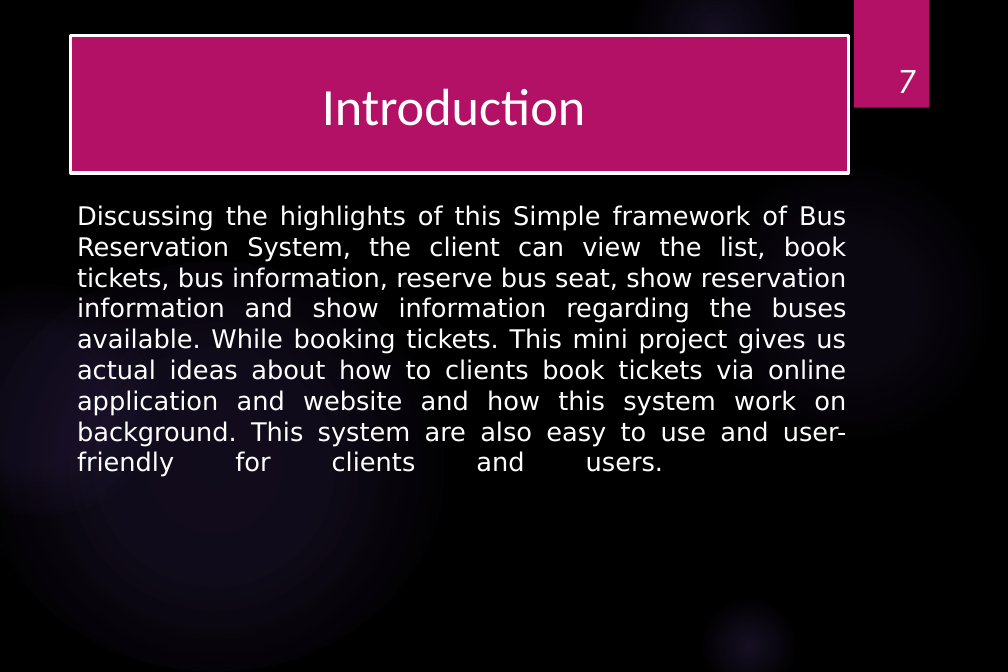
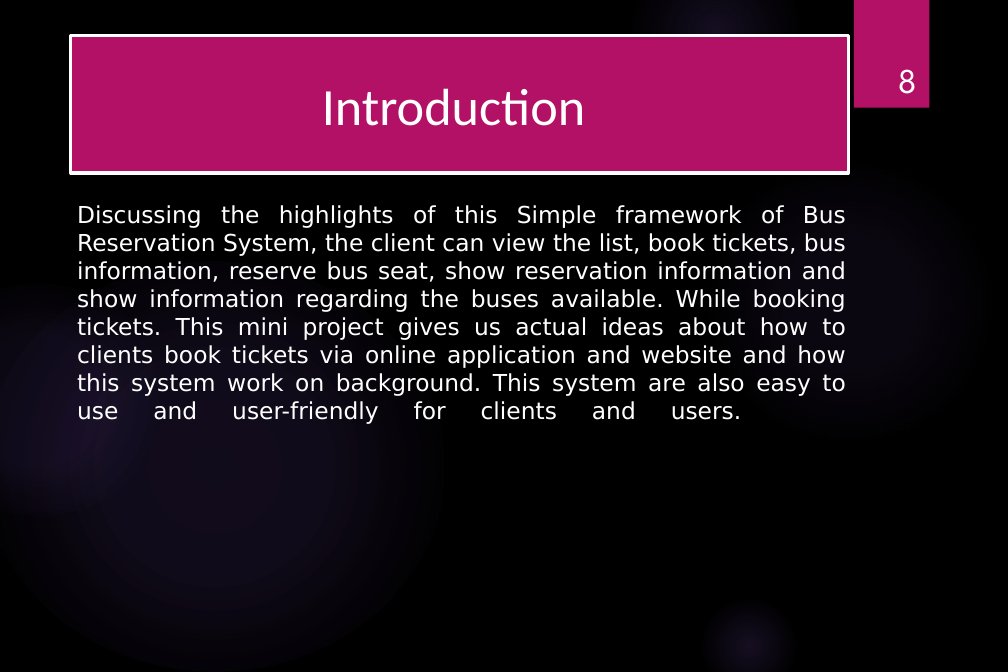
Before and after one commit to shankarkarande/Bus-Administration-System, a slide deck: slide 8 of DSA Mini Project PPT.pptx (slide 7 before the commit). Drawn at 1008x672 pixels with LibreOffice and Linux fonts; fonts in the diff are those of the drawing; background and template pictures are left out. Boxes give left, top, right and bottom in pixels: in the first picture for what was removed or moved away, otherwise in the second. Text is boxed around its words. In the diff, an @@ line names an element or a change of style, - is before the commit and + after.

```diff
--- a/DSA Mini Project PPT.pptx
+++ b/DSA Mini Project PPT.pptx
@@ page number at <box>898,69,917,94</box>: text changed @@
-7
+8
@@ text "Discussing the highlights of this ..." at <box>77,205,846,424</box>: size 22 to 20 pt @@
```
Also in this commit, not shown: 6 other slides changed, 3 slides added.
